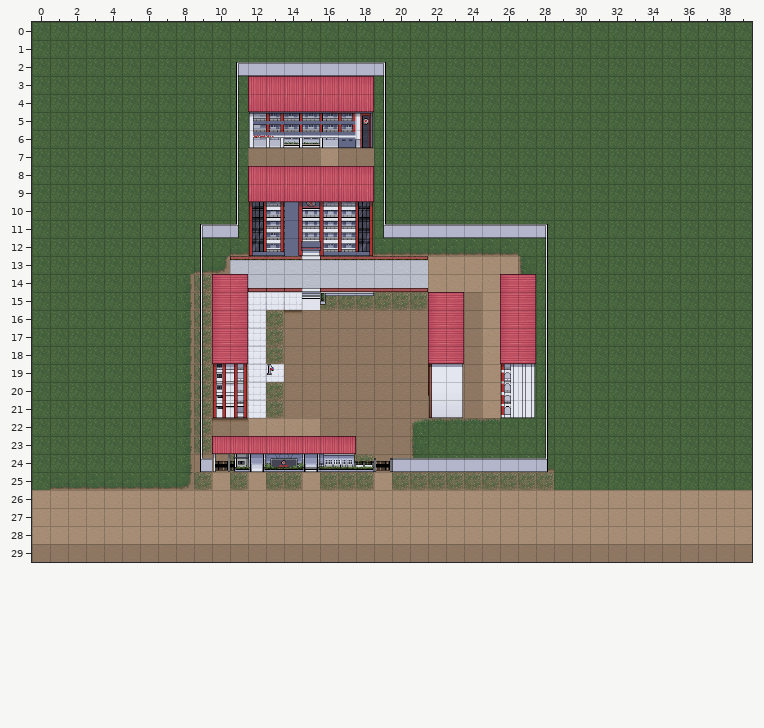
Tiled map: assets/tiles/bsu-map.tmx. That is the earlier state.
Cells are 32x32 px. Shown: x 0..39, y 0..29.
After:
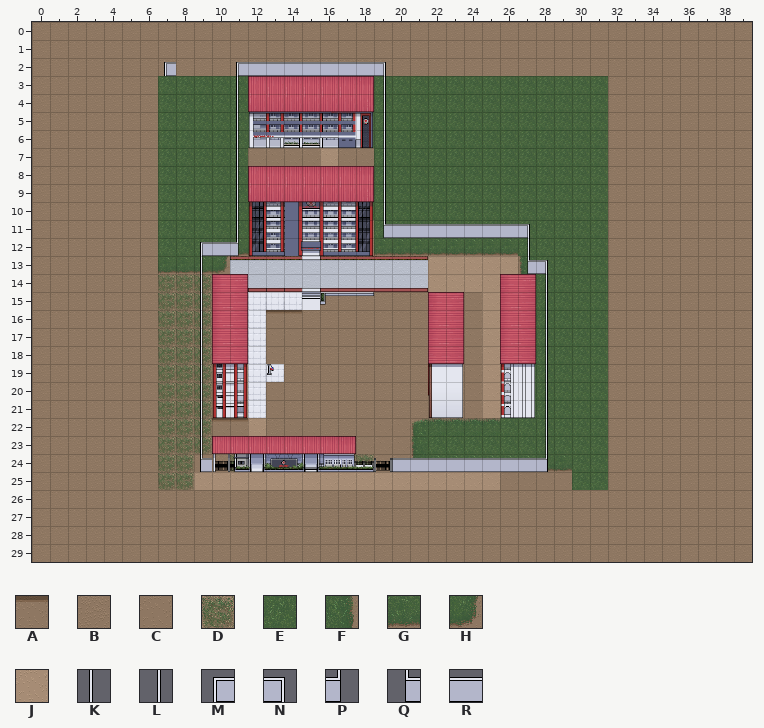
Key: from "map-tileset": A 59, B 74, C 75, D 76, E 78, F 79, G 94, H 95, J 109, K 110, L 110 flipped left-right, M 118, N 118 flipped left-right, P 119, Q 119 flipped left-right, R 127.
_ is an empty cell.
Tiles of an added or newly shown layer are drawn over the layers below it.
Diff:
Layer "WaALLLL" (added):
y 0..2: x 0..39 ________________________________________ -> BBBBBBBBBBBBBBBBBBBBBBBBBBBBBBBBBBBBBBBB
y 3..10: x 0..6 _______ -> BBBBBBB; x 32..39 ________ -> BBBBBBBB
y 11..12: x 0..6 _______ -> BBBBBBB; x 18 _ -> B; x 32..39 ________ -> BBBBBBBB
y 13..25: x 0..6 _______ -> BBBBBBB; x 32..39 ________ -> BBBBBBBB
y 26..28: x 0..39 ________________________________________ -> BBBBBBBBBBBBBBBBBBBBBBBBBBBBBBBBBBBBBBBB
Layer "ground":
y 0..2: x 0..39 EEEEEEEEEEEEEEEEEEEEEEEEEEEEEEEEEEEEEEEE -> ________________________________________
y 3..10: x 0..6 EEEEEEE -> _______; x 32..39 EEEEEEEE -> ________
y 11: x 0..6 EEEEEEE -> _______; x 18 E -> _; x 32..39 EEEEEEEE -> ________
y 12: x 0..6 EEEEEEE -> _______; x 18 G -> _; x 32..39 EEEEEEEE -> ________
y 13: x 0..8 EEEEEEEEE -> _______GG; x 32..39 EEEEEEEE -> ________
y 14: x 0..8 EEEEEEEEF -> _______DD; x 32..39 EEEEEEEE -> ________
y 15: x 0..8 EEEEEEEEF -> _______DD; x 16..21 DDDDDD -> BBBBBB; x 32..39 EEEEEEEE -> ________
y 16: x 0..8 EEEEEEEEF -> _______DD; x 13 D -> A; x 32..39 EEEEEEEE -> ________
y 17..18: x 0..8 EEEEEEEEF -> _______DD; x 13 D -> C; x 32..39 EEEEEEEE -> ________
y 19: x 0..8 EEEEEEEEF -> _______DD; x 32..39 EEEEEEEE -> ________
y 20..21: x 0..8 EEEEEEEEF -> _______DD; x 13 D -> C; x 32..39 EEEEEEEE -> ________
y 22: x 0..8 EEEEEEEEF -> _______DD; x 13..15 JJJ -> BCC; x 32..39 EEEEEEEE -> ________
y 23: x 0..8 EEEEEEEEF -> _______DD; x 32..39 EEEEEEEE -> ________
y 24: x 0..8 EEEEEEEEF -> _______DD; x 29 E -> G; x 32..39 EEEEEEEE -> ________
y 25: x 0..9 EGGGGGGGHD -> _______DDJ; x 11 D -> J; x 13..14 DD -> JJ; x 16..18 DDD -> JJJ; x 20..29 DDDDDDDDDE -> JJJJJJCCCC; x 32..39 EEEEEEEE -> ________
y 26..28: x 0..39 JJJJJJJJJJJJJJJJJJJJJJJJJJJJJJJJJJJJJJJJ -> ________________________________________
Layer "buildings":
y 2: x 7 _ -> M
y 11: x 9..11 MRP -> __K; x 27..28 RN -> N_
y 12: x 9..11 K__ -> MRP; x 27..28 _L -> L_
y 13: x 27..28 _L -> QN
Where, in picture pixels (left, top, right, bottom), the same in both pictures:
changed: (32, 22, 752, 544)
